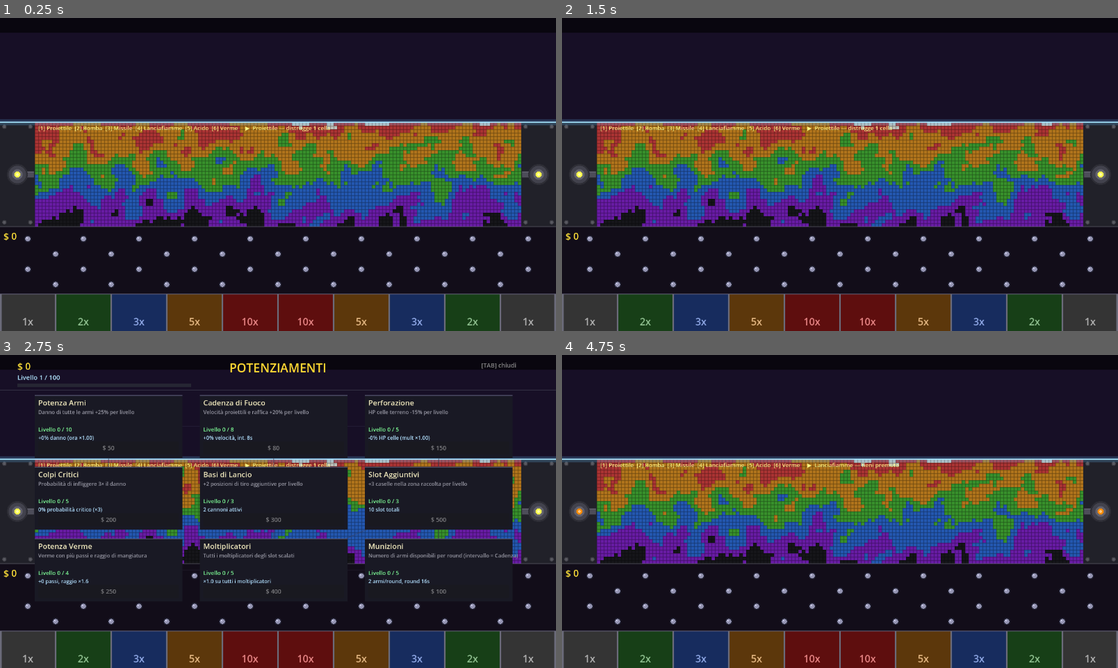
Above: before the commit, frames 1-4 (two rows, left to right).
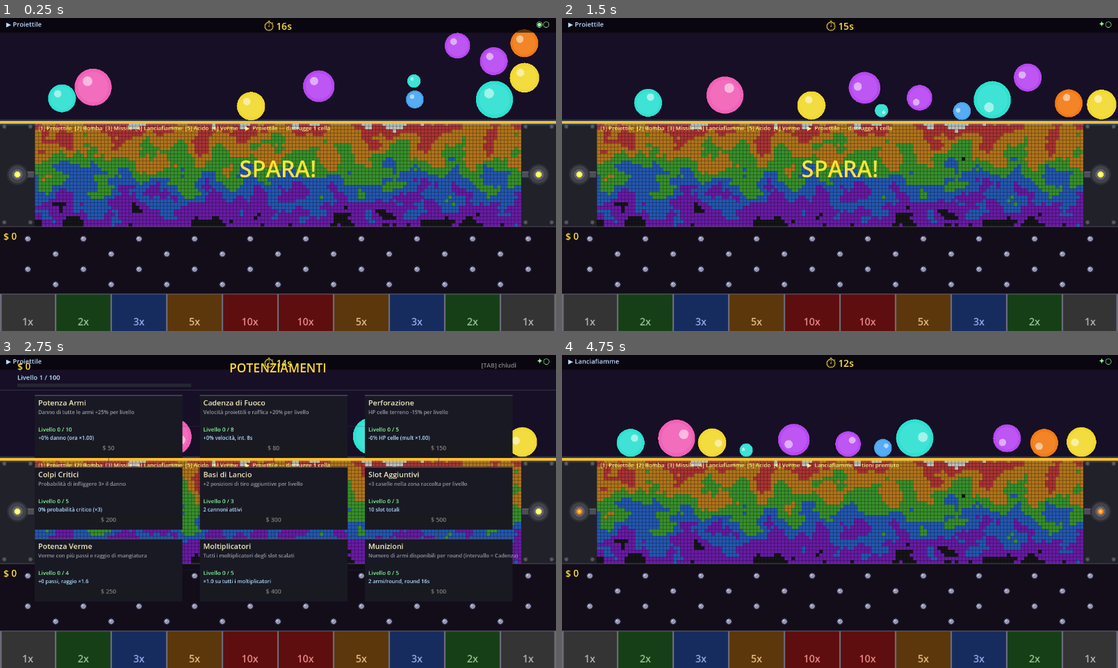
Above: after the commit, the same moments.

Repository: tanapox/TravelCalculator
Game: Godot game, scene res://scenes/Main.tscn
The game is run twice, just before and just after one commit, with the same random seed, the same clock (stepped at 60 frames per second) and the same inputs.
Inputs (mouse positions are in pixels of both pictures, inside the frame that each line leads up to):
- Up to frame 1 (0.25 s): no input
- Up to frame 2 (1.5 s): tap Enter at 0.5 s; move the mouse to (962, 158) at 0.52 s; tap Tab at 0.6, 1.35 s; click (962, 158) at 0.67 s; move the mouse to (728, 190) at 1.27 s; click (728, 190) at 1.42 s
- Up to frame 3 (2.75 s): move the mouse to (333, 442) at 2.02 s; tap 1 at 2.1 s; click (333, 442) at 2.17 s; tap Tab at 2.3 s
- Up to frame 4 (4.75 s): move the mouse to (812, 574) at 2.77 s; tap 2 at 2.85 s; click (812, 574) at 2.92 s; tap Tab at 3.05, 3.8, 4.55 s; move the mouse to (1006, 558) at 3.52 s; tap 3 at 3.6 s; click (1006, 558) at 3.67 s; move the mouse to (673, 464) at 4.27 s; tap 4 at 4.35 s; click (673, 464) at 4.42 s

The runs differ from the first frame. In frame 1, 19% of the frame differs, in the area x 0-100%, y 0-67%; in frame 2, 19%; in frame 3, 4.8%; in frame 4, 19%.
Error before the commit: Invalid access to property or key 'shop_closed' on a base object of type 'CanvasLayer (UpgradeShop)'. (res://scripts/Main.gd:73)

Commit message:
Add missing signal shop_closed to UpgradeShop

Diff:
--- a/scripts/UpgradeShop.gd
+++ b/scripts/UpgradeShop.gd
@@ -1,5 +1,7 @@
 class_name UpgradeShop
 extends CanvasLayer
+
+signal shop_closed
 
 # ── Layout albero ─────────────────────────────────────────────────────────────
 # Posizione di ogni card: Vector2(MARGIN_X + grid_x * CELL_W, HEADER_Y + grid_y * CELL_H)
@@ -295,6 +297,8 @@
 	if _visible_flag:
 		_refresh_header()
 		_refresh_all_cards()
+	else:
+		shop_closed.emit()
 
 func show_notif(msg: String) -> void:
 	_notif_lbl.text    = msg
